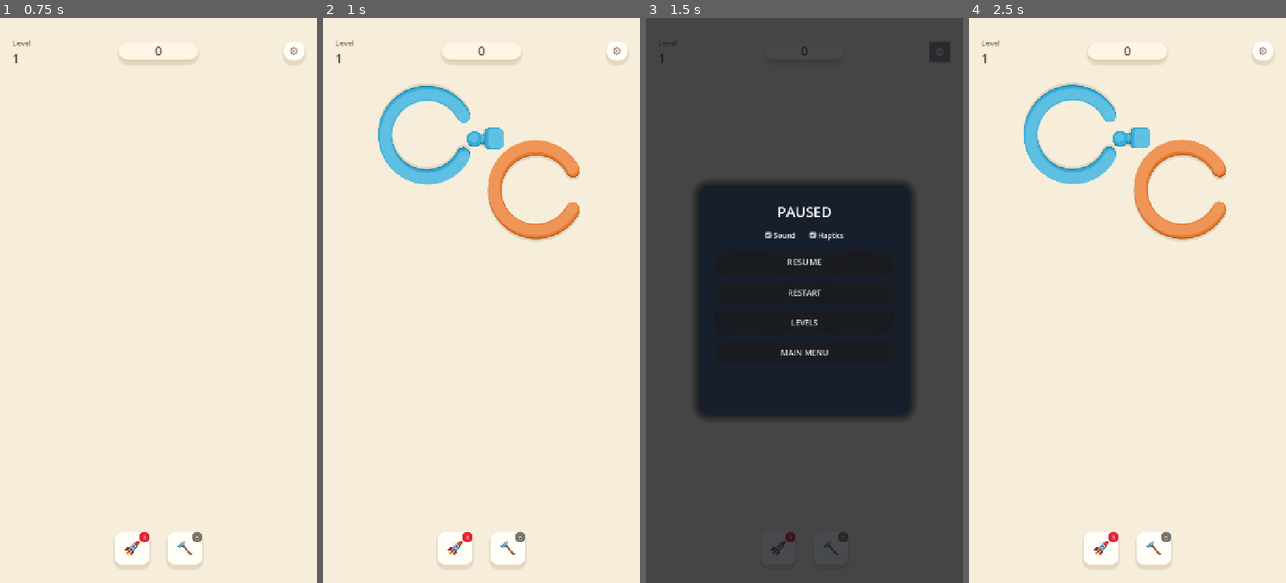
Above: before the commit, frames 1-4 (left to right).
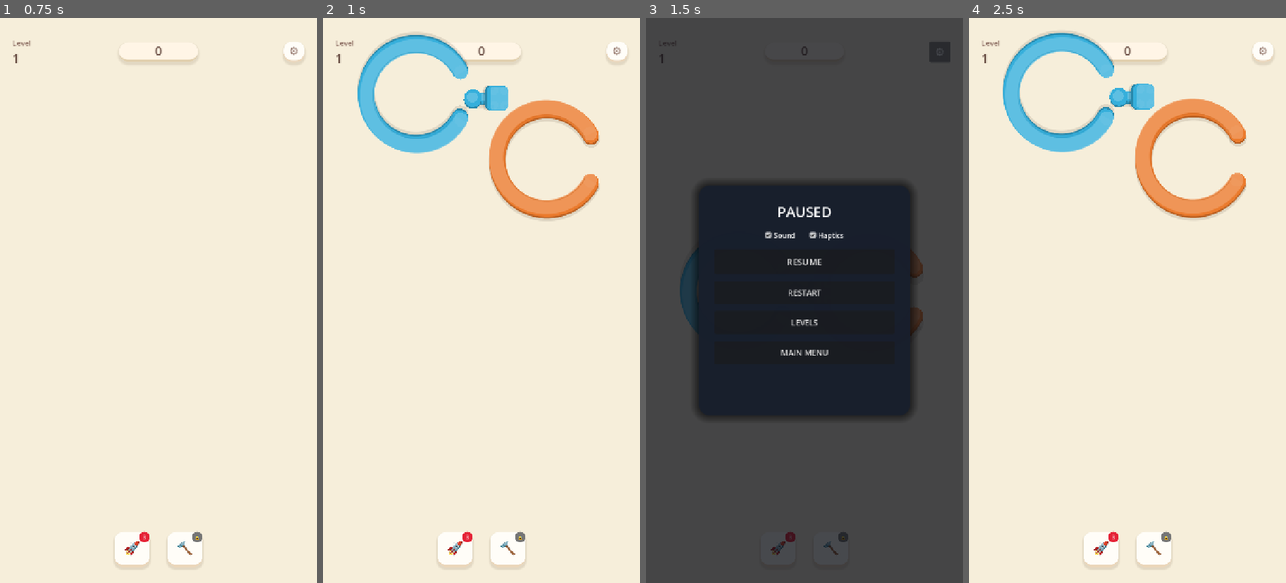
Above: after the commit, the same moments.

Repository: Rushabh9033/RotateRings
Game: Godot game, scene res://scenes/Main.tscn
Same seed, same stepped clock (60 frames per second), same inputs: the game is played once before the commit and once after it.
Inputs:
- Up to frame 1 (0.75 s): click "PLAY" at 0.5 s
- Up to frame 2 (1 s): no input
- Up to frame 3 (1.5 s): click "⚙" at 1.25 s
- Up to frame 4 (2.5 s): click "RESTART" at 2 s

Frame 1 is identical in both runs. In frame 2, 9.5% of the frame differs, in the area x 10-87%, y 3-40%; in frame 3, 0.7%; in frame 4, 9.6%, in the area x 10-88%, y 2-40%.

Commit message:
fix(gameplay): Optimize screen framing margins and tighten touch hitboxes

Diff:
--- a/gameplay/drag_rotation_controller.gd
+++ b/gameplay/drag_rotation_controller.gd
@@ -129,8 +129,8 @@
 		var dist_from_center: float = (global_pt - p.global_position).length()
 		var dist_to_tube: float = absf(dist_from_center - global_radius)
 
-		# Best match: closest tube within generous touch band (thickness + margin)
-		var touch_margin: float = global_thickness + (52.0 * global_scale_factor)
+		# Best match: closest tube within reasonable touch band
+		var touch_margin: float = global_thickness + (24.0 * global_scale_factor)
 		if dist_to_tube < min_dist and dist_to_tube <= touch_margin:
 			min_dist = dist_to_tube
 			best_piece = p
--- a/scenes/gameplay/GameplayScreen.gd
+++ b/scenes/gameplay/GameplayScreen.gd
@@ -94,10 +94,10 @@
 	if bounds.size.x <= 0 or bounds.size.y <= 0: return
 
 	# Calculate safe area (assume full viewport for now, minus some padding)
-	# In portrait, typical viewport is 720x1280. We leave top 300px for TopHUD, bottom 300px for BottomHUD
+	# Reduce margins to use more screen real-estate
 	var viewport_size = get_viewport_rect().size
-	var safe_margin_top = 320.0
-	var safe_margin_bottom = 320.0
+	var safe_margin_top = 180.0
+	var safe_margin_bottom = 220.0
 	var safe_margin_x = 40.0
 
 	var safe_width = viewport_size.x - (safe_margin_x * 2.0)
@@ -110,7 +110,7 @@
 	var target_scale = minf(scale_x, scale_y)
 
 	# Optional: limit max scale so simple puzzles aren't gigantic
-	target_scale = minf(target_scale, 1.25)
+	target_scale = minf(target_scale, 1.5)
 
 	# Center the puzzle in the safe area
 	# We want puzzle_controller.position so that bounds.get_center() * target_scale is at safe_rect.get_center()
